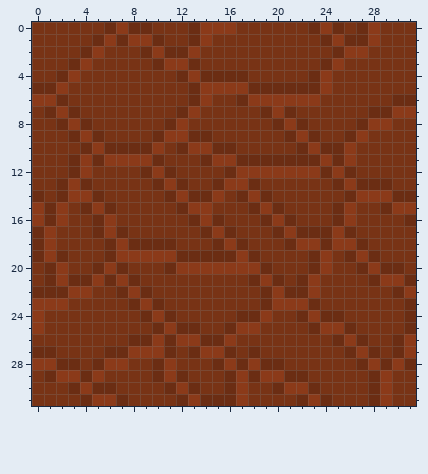
A pixel-art sprite gets an edit: game/assets/wall_rock.png. That is the earlier state.
The file is 32x32 pixels. Colours within 5 levels of each other are drawn and written as one.
After the commit:
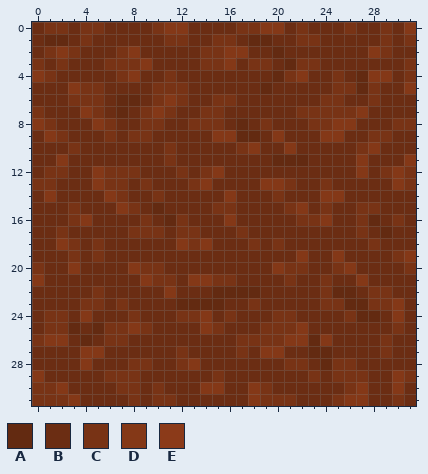
Palette (. is transparent): A #632a11  B #6b2d13  C #783315  D #843817  E #8b3a19
From old to new:
Changed rows in their new state; - is an unchanged pixel.
first column x 0:
 0 B--B---B---DD-BBB--DDB--B---B-BD
 1 BAAB--B-BB----B--BAABB---B--B-B-
 2 B-D--BB-D-B--B--DDBBABBBB-BBD-BB
 3 -B--BB---D-BB---DB--BA---BBBBBB-
 4 D--BBBB-DBB--B----BBA-D-B-BADDB-
 5 --BD--BBBB----BBBB-A----B--A-BBD
 6 BB----BAAB-D--B---BBBBBB--BB-B--
 7 --B-D-BAB-D--B--BBB-B------D--BB
 8 D--B-D-BB---B---BAB--B---DD-BB--
 9 BD--B--B---BB--DDAABD-B-DD-B--BB
10 BBB--B----B--BB---DBBD-B--B-DBBB
11 BBD-B-BBBB--BB-BB---AAA-B-BDBBBD
12 B---BD----B--B-D-BBBBBBB-B-DB-D-
13 ---B-D--B--B--D-BB-DD-BB--B---D-
14 -D-BB-D-BB--B--BD-B--BBBDD-BBB--
15 B-B--B-D-BAB-BB--B-B--DB--B---BB
16 B-B-D-BBB-BA--B-DBB-B---D-B-AB--
17 -B-BB-B----B---B--BB-B---B--BABB
18 -BD-B--B----D-D-B--B--BB-BB--BBB
19 -B--B--BBBBB-----B-BBBD-BD-B-B-D
20 --BDB-B-D---BBBBBBB-D---B-D-B---
21 D-B--B-B-D--BDD--B-B---B-BBD-BB-
22 ---BB-B-B-BDBBBAAAA-B--B-AAB---B
23 BBBB--B--B-BAAAABB--BBB---AA--D-
24 B--BDBBB--B---DB---B---B---AABD-
25 B--ABA--D--B--D--BB---D-BB-BBB--
26 -DDBAB----B-BB--B----DDAD-B-B--B
27 --BBDD--BBB---BB---DDBBAAB-B---B
28 BB--D-BB---B-DB-B-B----BA---B-B-
29 D-BB-B---B-B-BB--B-BB---B----BD-
30 --D-B----B--B-DD-BD--BB-BB-D-BDB
31 ---D-BB--B---B---BD----B--DD-B-B
